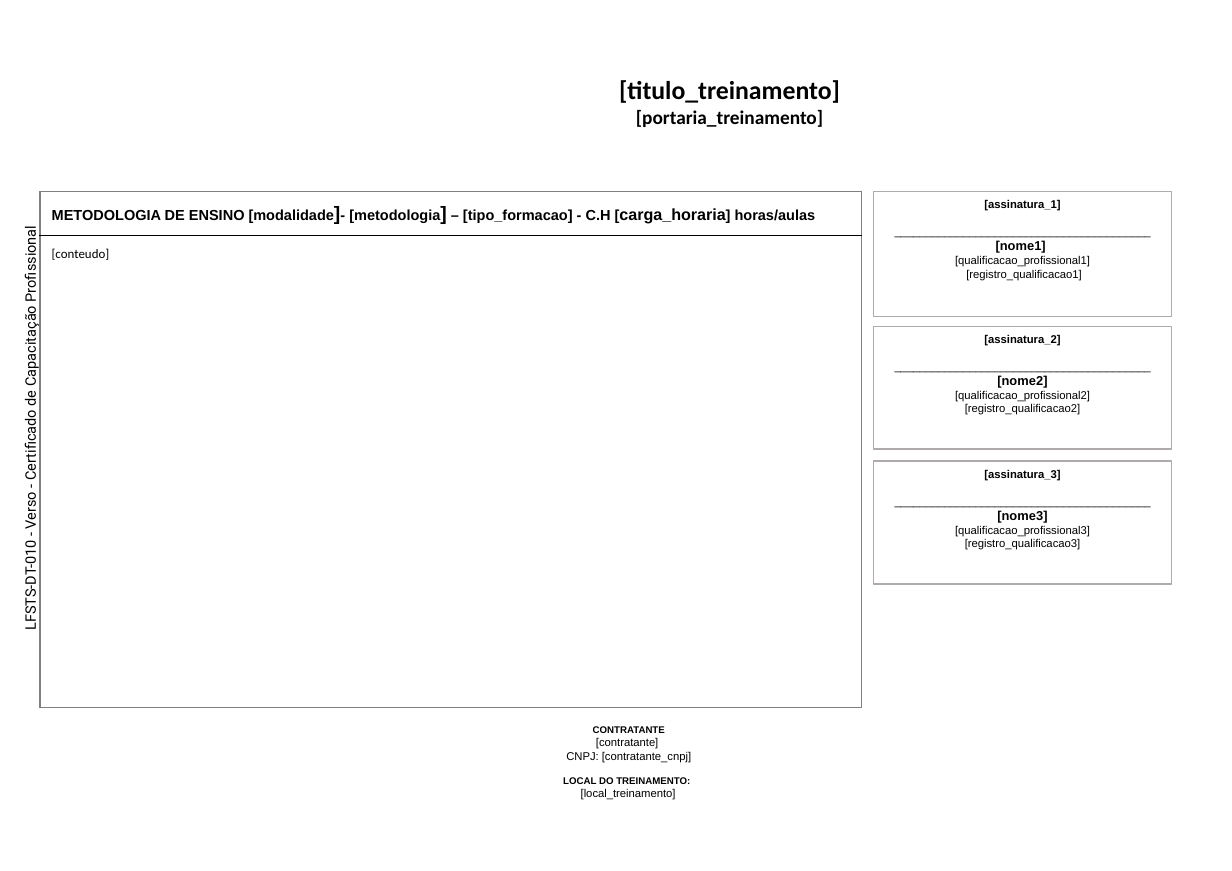
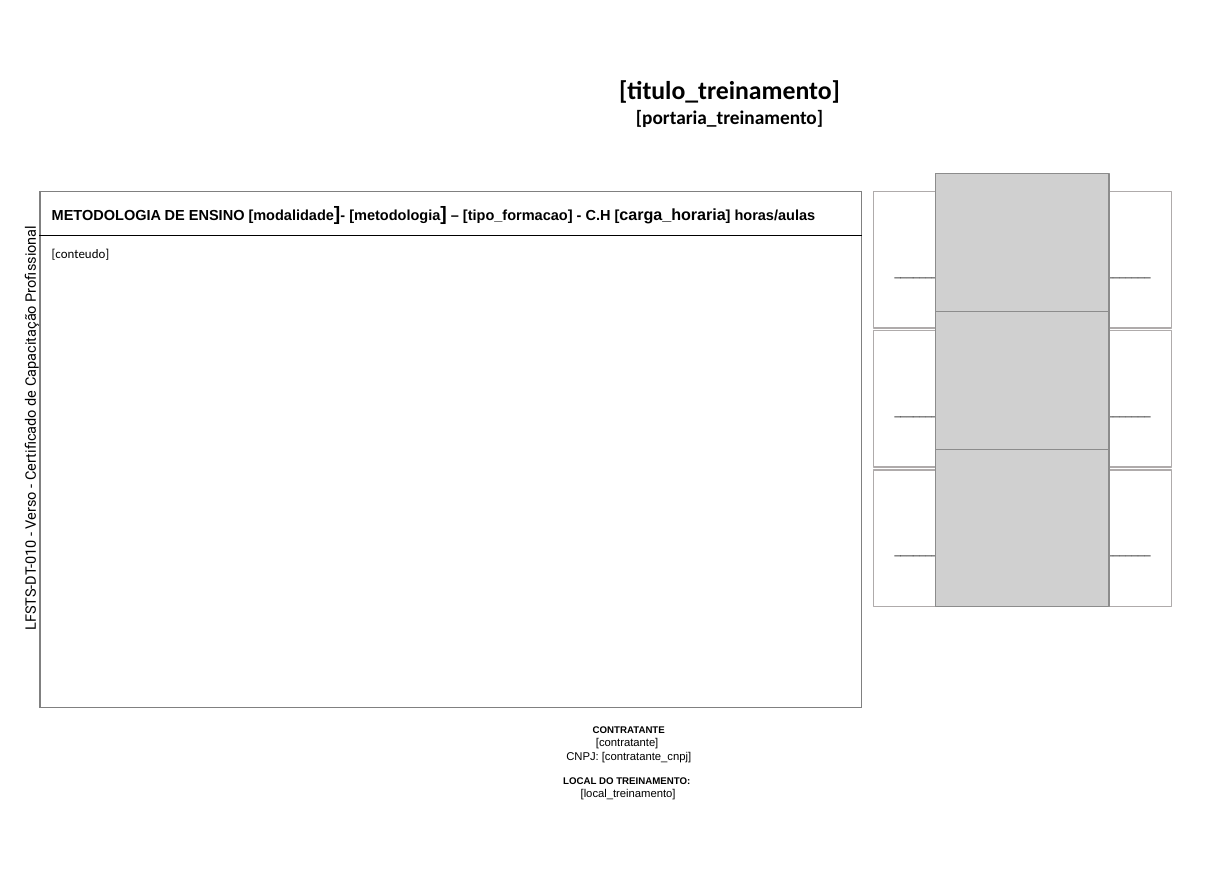
Before and after one commit to Programateca/lfsoares-front, a slide deck: slide 1 of public/templates/certificado/verso-3a-2coluna.pptx. Drawn at 1232x871 pixels with LibreOffice and Linux fonts; fonts in the diff are those of the drawing; grey boxes stand for pictures; background and template pictures are left out. Boxes give left, top, right and bottom in pixels: in the first picture for what was removed or moved away, otherwise in the second. Text is boxed around its words. In the diff, an @@ line names an element or a change of style, - is before the commit and + after.

```diff
--- a/public/templates/certificado/verso-3a-2coluna.pptx
+++ b/public/templates/certificado/verso-3a-2coluna.pptx
@@ picture added at (936, 174, 1109, 331) @@
@@ rectangle "[assinatura_1]": place and size @@
-rectangle "[assinatura_1]" at (873, 192, 1172, 317)
+rectangle "[assinatura_1]" at (873, 192, 1172, 329)
@@ picture added at (936, 311, 1109, 468) @@
@@ rectangle "[assinatura_2]": place and size @@
-rectangle "[assinatura_2]" at (873, 326, 1172, 449)
+rectangle "[assinatura_2]" at (873, 331, 1172, 468)
@@ rectangle "[assinatura_3]": place and size @@
-rectangle "[assinatura_3]" at (873, 461, 1172, 584)
+rectangle "[assinatura_3]" at (873, 470, 1172, 607)
@@ picture added at (936, 449, 1109, 606) @@
```
Also in this commit, not shown: 10 other files.
